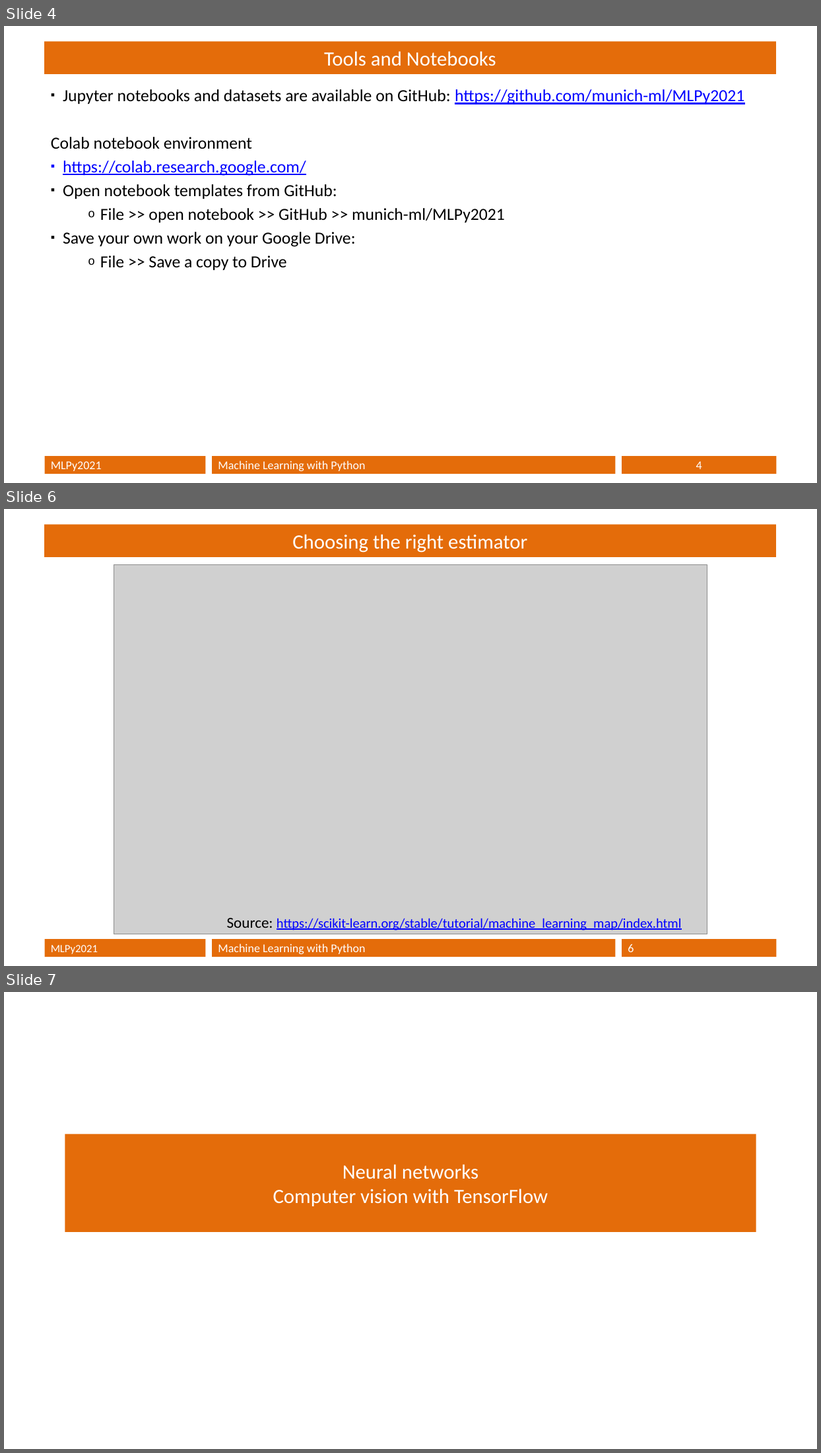
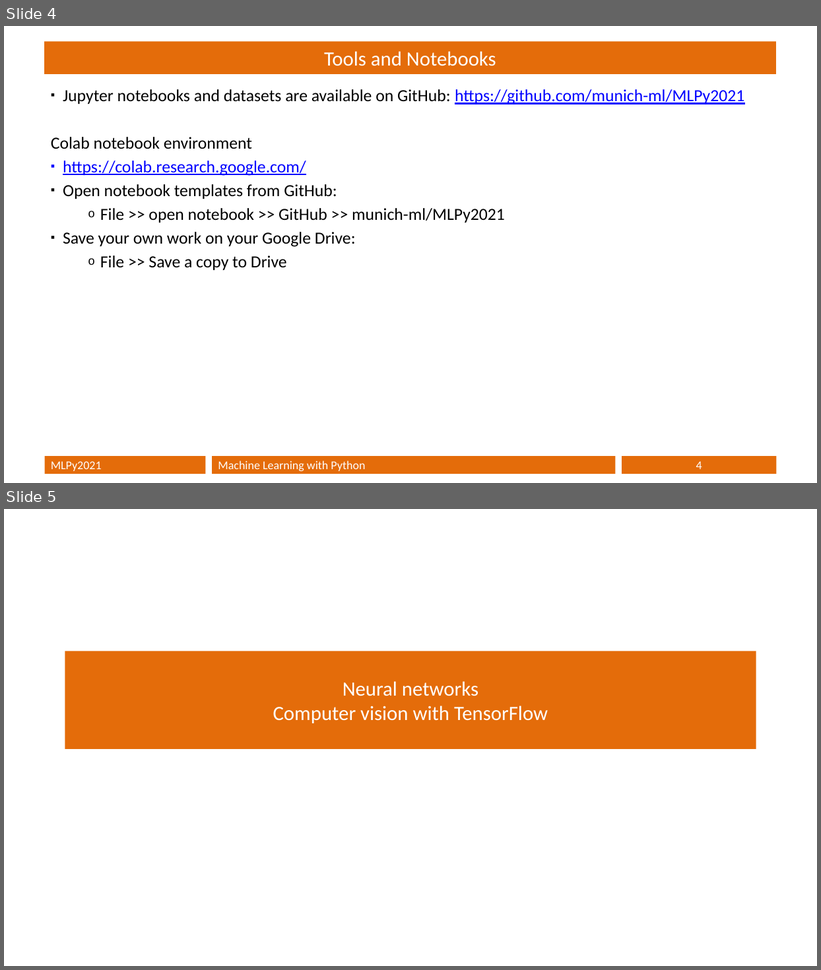
Before and after one commit to munich-ml/MLPy2021, a slide deck: MLPy2021_slides.pptx. Shown one above the other, each under a label of ours: slides 4, 6 and 7 before the commit, slides 4 and 5 after it; the slides between them are not shown. The pictures are 821x1453 and 821x970 pixels, drawn with LibreOffice and Linux fonts; fonts in the diff are those of the drawing; grey boxes stand for pictures. Boxes give left, top, right and bottom in pixels: in the first picture for what was removed or moved away, otherwise in the second. Text is boxed around its words. In the diff, an @@ line names an element or a change of style, - is before the commit and + after.

```diff
--- a/MLPy2021_slides.pptx
+++ b/MLPy2021_slides.pptx
@@ slide 6 removed at [4,509,817,966], background #FFFFFF @@
@@ title removed at [44,524,776,557] @@
-Choosing the right estimator
@@ picture removed at [114,565,708,935] @@
@@ text removed at [227,918,682,931] @@
-Source: https://scikit-learn.org/stable/tutorial/machine_learning_map/index.html
@@ rectangle removed at [45,940,206,957] @@
-MLPy2021
@@ rectangle removed at [212,940,615,957] @@
-Machine Learning with Python
@@ page number removed at [622,940,777,957] @@
-6
@@ what was slide 7 is now slide 5 @@
```
Also in this commit, not shown: 1 other slide removed, 1 other file.
